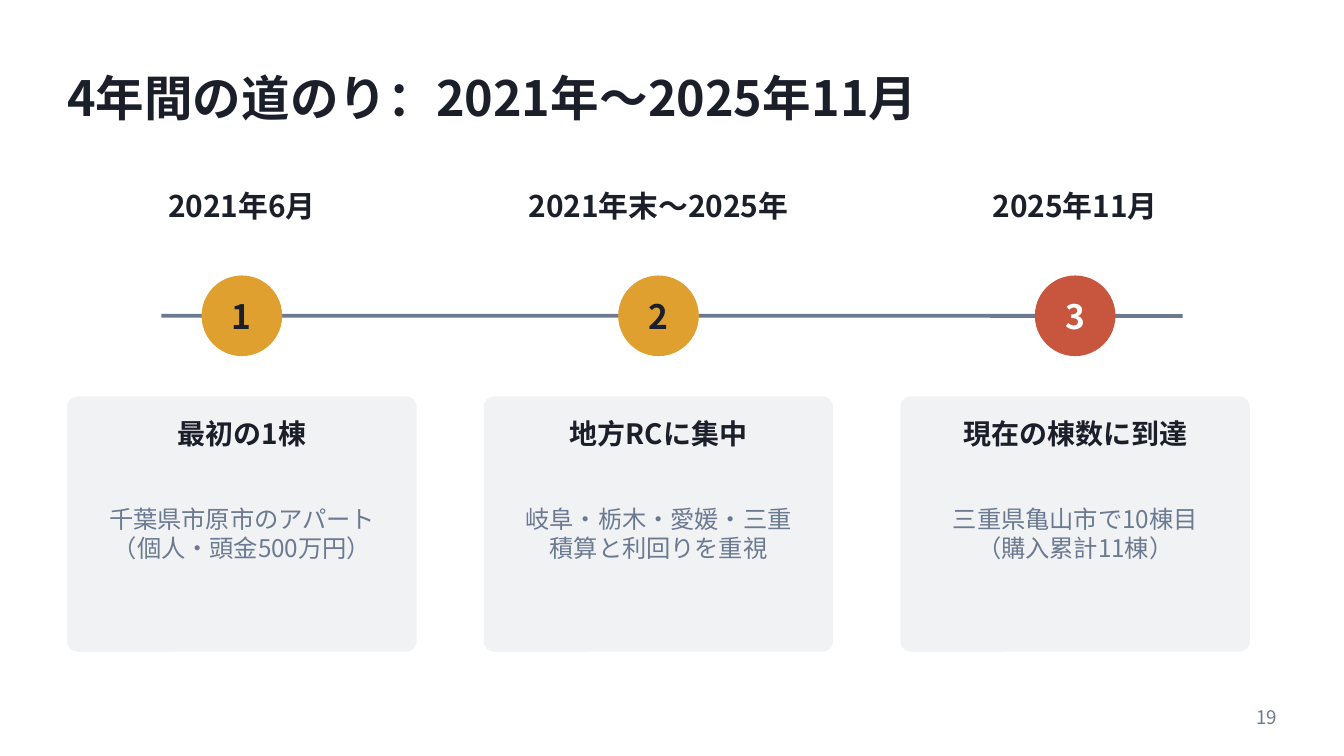
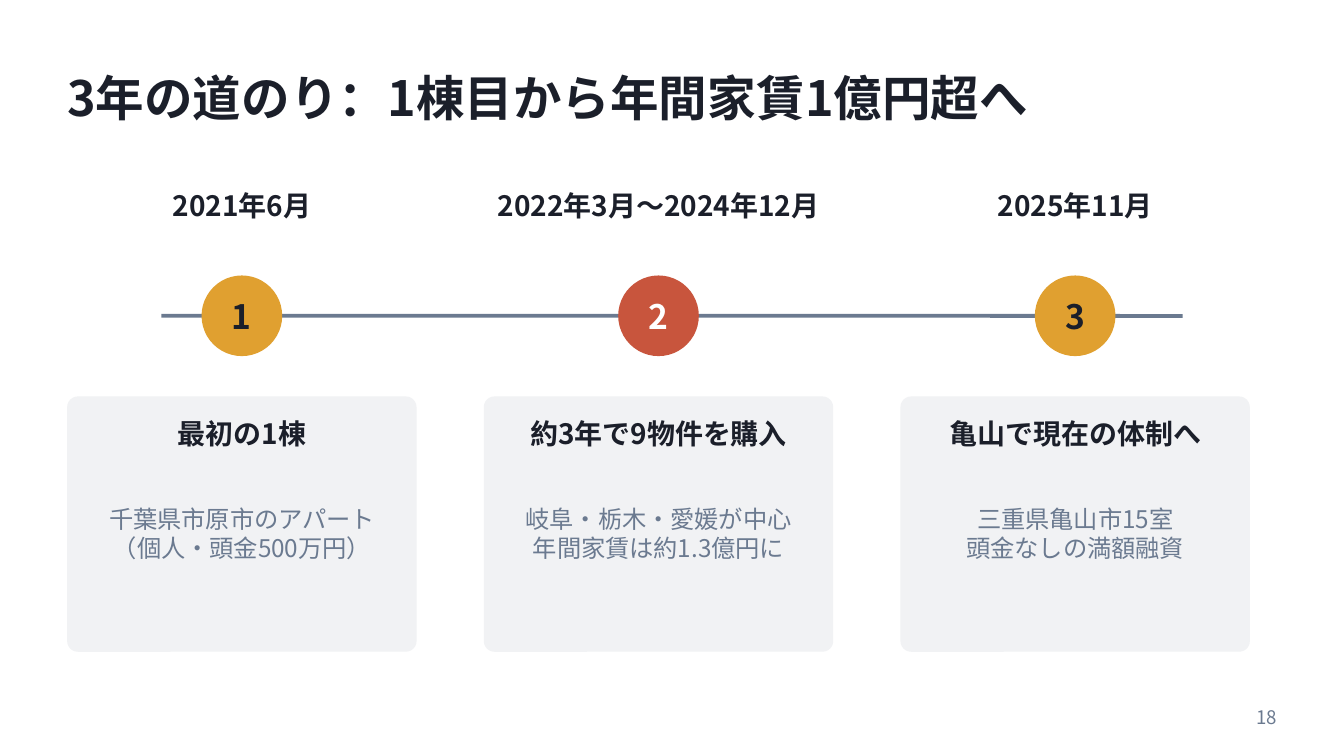
Before and after one commit to daisuke2009/avatars1, a slide deck: slide 18 of presentations/20261023_弱者の戦略_発表資料.pptx (slide 19 before the commit). Drawn at 1344x756 pixels with LibreOffice and Linux fonts; fonts in the diff are those of the drawing. Boxes give left, top, right and bottom in pixels: in the first picture for what was removed or moved away, otherwise in the second. Text is boxed around its words. In the diff, an @@ line names an element or a change of style, - is before the commit and + after.

```diff
--- a/presentations/20261023_弱者の戦略_発表資料.pptx
+++ b/presentations/20261023_弱者の戦略_発表資料.pptx
@@ title at (67, 74, 1028, 121): text changed @@
-4年間の道のり：2021年〜2025年11月
+3年の道のり：1棟目から年間家賃1億円超へ
@@ text "2021年6月" at (173, 192, 312, 219): size 16 to 15 pt @@
@@ text at (498, 192, 820, 219): text changed; size 16 to 15 pt @@
-2021年末〜2025年
+2022年3月〜2024年12月
@@ text "2025年11月" at (998, 192, 1153, 219): size 16 to 15 pt @@
@@ text "2" at (649, 303, 669, 329): text colour #1B1F2A to #FFFFFF @@
@@ ellipse at (618, 276, 699, 356): fill #E0A030 to #C8553D @@
@@ text "3" at (1065, 303, 1085, 330): text colour #FFFFFF to #1B1F2A @@
@@ ellipse at (1035, 276, 1116, 356): fill #C8553D to #E0A030 @@
@@ text at (530, 420, 787, 447): text changed @@
-地方RCに集中
+約3年で9物件を購入
@@ text at (949, 420, 1201, 447): text changed @@
-現在の棟数に到達
+亀山で現在の体制へ
@@ text at (525, 507, 791, 559): text changed @@
-岐阜・栃木・愛媛・三重
-積算と利回りを重視
+岐阜・栃木・愛媛が中心
+年間家賃は約1.3億円に
@@ text at (966, 507, 1184, 559): text changed @@
-三重県亀山市で10棟目
-（購入累計11棟）
+三重県亀山市15室
+頭金なしの満額融資
@@ page number at (1256, 710, 1277, 724): text changed @@
-19
+18
```
Also in this commit, not shown: 13 other slides changed, 3 slides added, 9 slides removed.
